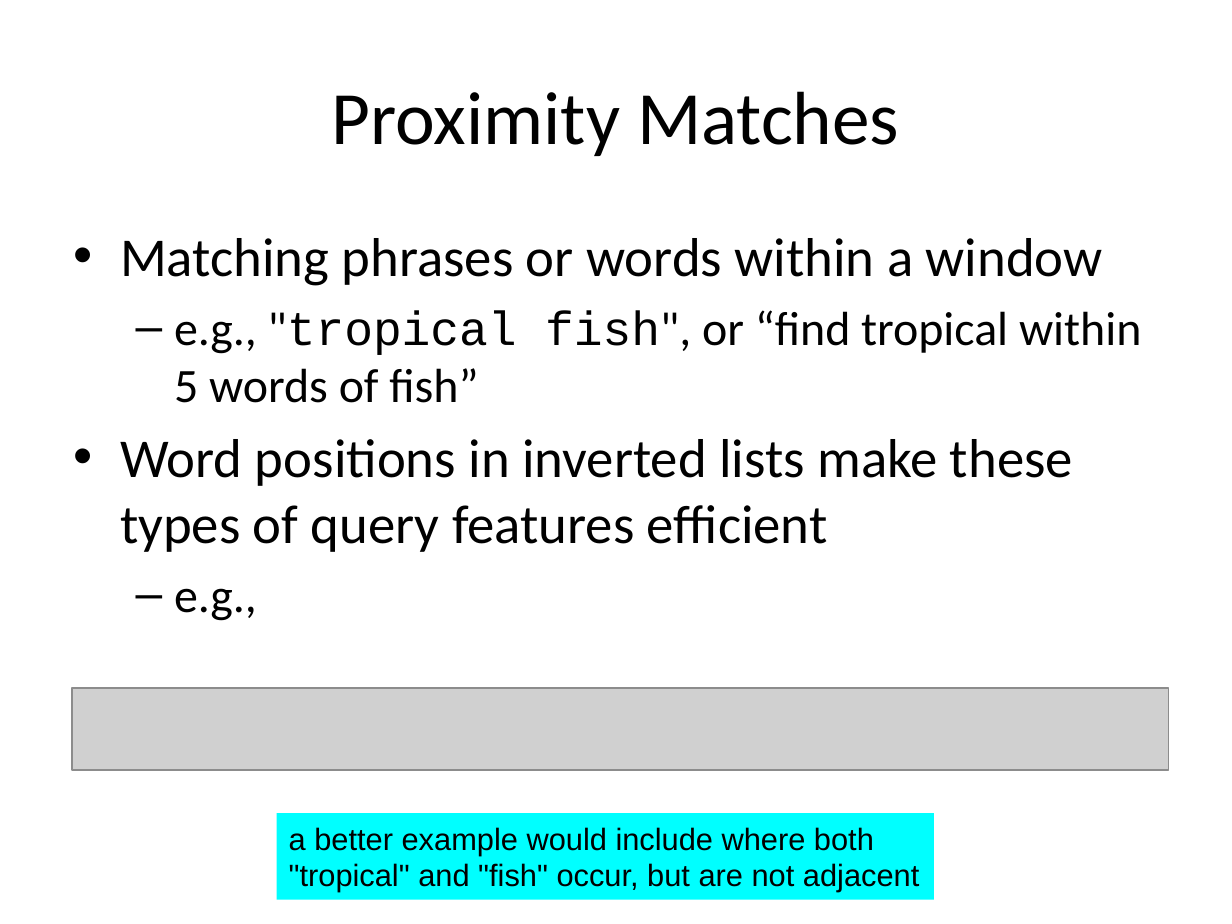
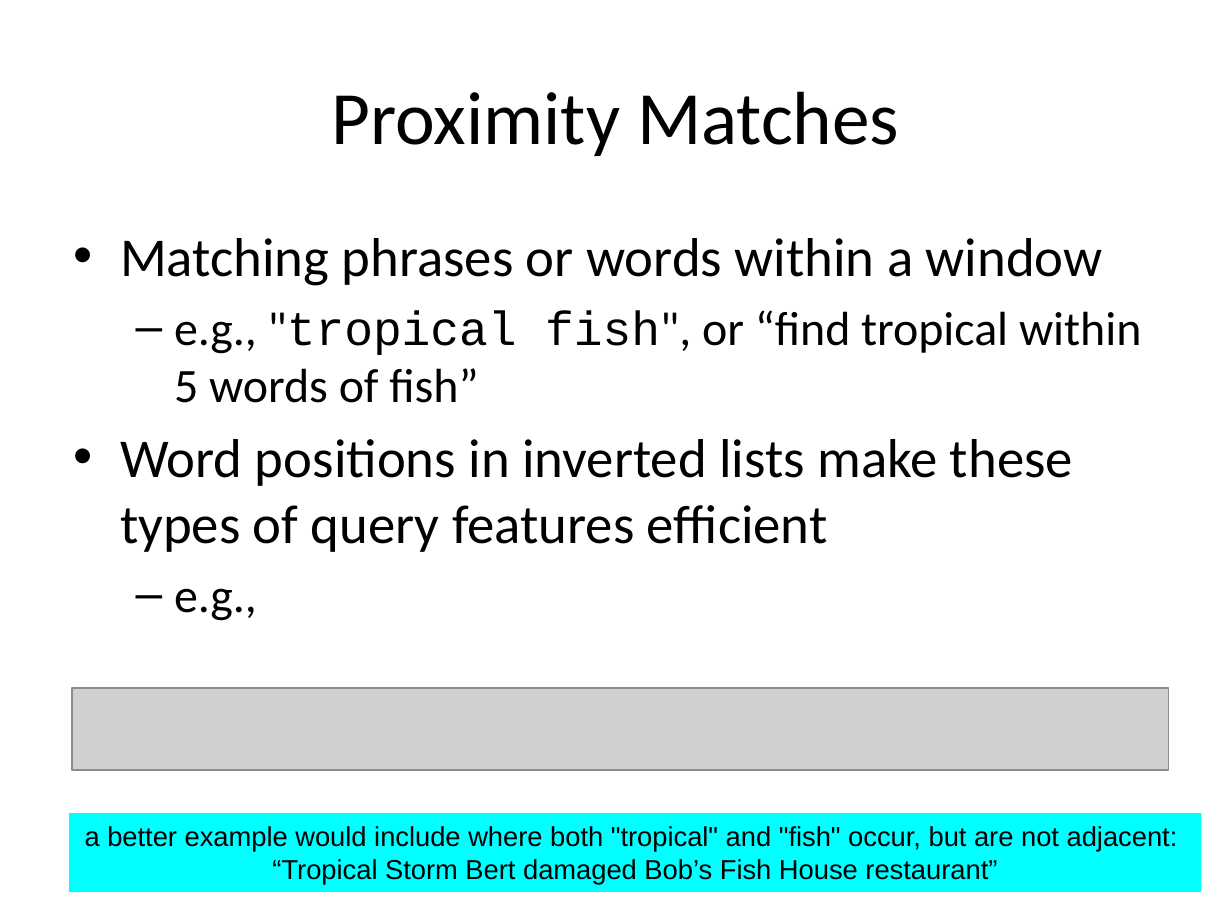
Before and after one commit to phvargas/cs834-f16, a slide deck: slide 11 of slides/chap5-mln.pptx. Drawn at 1232x924 pixels with LibreOffice and Linux fonts; fonts in the diff are those of the drawing; grey boxes stand for pictures. Boxes give left, top, right and bottom in pixels: in the first picture for what was removed or moved away, otherwise in the second. Text is boxed around its words. In the diff, an @@ line names an element or a change of style, - is before the commit and + after.

Commit message:
week 5 slides

```diff
--- a/slides/chap5-mln.pptx
+++ b/slides/chap5-mln.pptx
@@ rectangle "a better example would include ..." resized from (x1=276, y1=813, x2=934, y2=899) to (x1=69, y1=813, x2=1201, y2=892) @@
@@ text in rectangle at (x1=85, y1=826, x2=1178, y2=885): text changed; size 18 to 16 pt @@
-a better example would include where both
-"tropical" and "fish" occur, but are not adjacent
+a better example would include where both "tropical" and "fish" occur, but are not adjacent:
+“Tropical Storm Bert damaged Bob’s Fish House restaurant”
```
